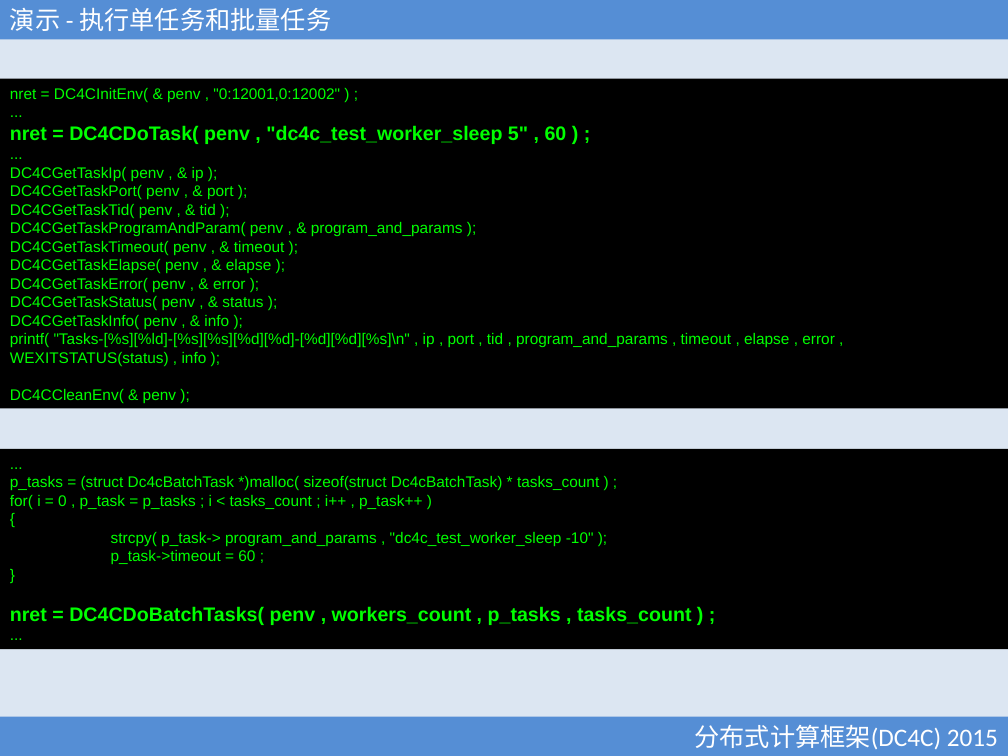
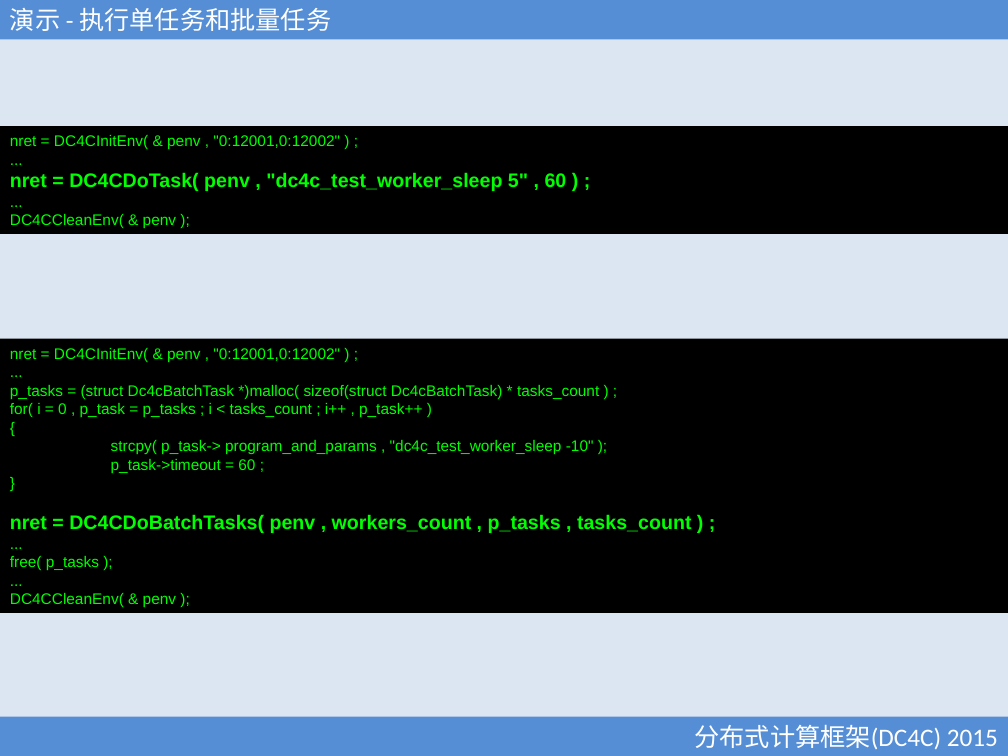
Before and after one commit to xubingyue/dc4c, a slide deck: slide 16 of doc/DC4C.ppt (slide 17 before the commit). Drawn at 1008x756 pixels with LibreOffice and Linux fonts; fonts in the diff are those of the drawing. Boxes give left, top, right and bottom in pixels: in the first picture for what was removed or moved away, otherwise in the second. Text is boxed around its words. In the diff, an @@ line names an element or a change of style, - is before the commit and + after.

```diff
--- a/doc/DC4C.ppt
+++ b/doc/DC4C.ppt
@@ rectangle "nret = DC4CInitEnv( & penv ...": place and size @@
-rectangle "nret = DC4CInitEnv( & penv ..." at [0,79,1008,408]
+rectangle "nret = DC4CInitEnv( & penv ..." at [0,126,1008,234]
@@ text in rectangle at [10,167,835,366]: paragraphs removed @@
-DC4CGetTaskIp( penv , & ip );
-DC4CGetTaskPort( penv , & port );
-DC4CGetTaskTid( penv , & tid );
-DC4CGetTaskProgramAndParam( penv , & program_and_params );
-DC4CGetTaskTimeout( penv , & timeout );
-DC4CGetTaskElapse( penv , & elapse );
-DC4CGetTaskError( penv , & error );
-DC4CGetTaskStatus( penv , & status );
-DC4CGetTaskInfo( penv , & info );
-printf( "Tasks-[%s][%ld]-[%s][%s][%d][%d]-[%d][%d][%s]\n" , ip , port , tid , program_and_params , timeout , elapse , error , WEXITSTATUS(status) , info );
@@ rectangle "nret = DC4CInitEnv( & penv ...": place and size @@
-rectangle "nret = DC4CInitEnv( & penv ..." at [0,449,1008,649]
+rectangle "nret = DC4CInitEnv( & penv ..." at [0,339,1008,613]
@@ text in rectangle at [10,348,340,362]: paragraph added @@
+nret = DC4CInitEnv( & penv , "0:12001,0:12002" ) ;
@@ text in rectangle at [10,556,176,608]: paragraphs added @@
+free( p_tasks );
+...
+DC4CCleanEnv( & penv );
```
Also in this commit, not shown: 6 other slides changed, 6 slides added, 36 other files.
